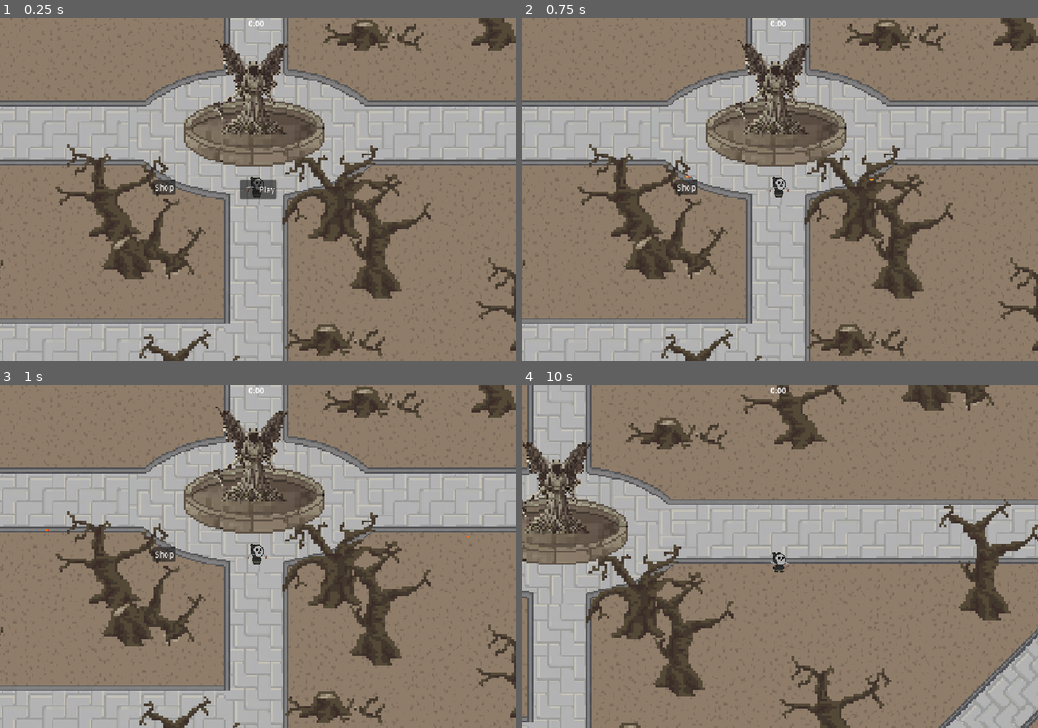
Above: before the commit, frames 1-4 (two rows, left to right).
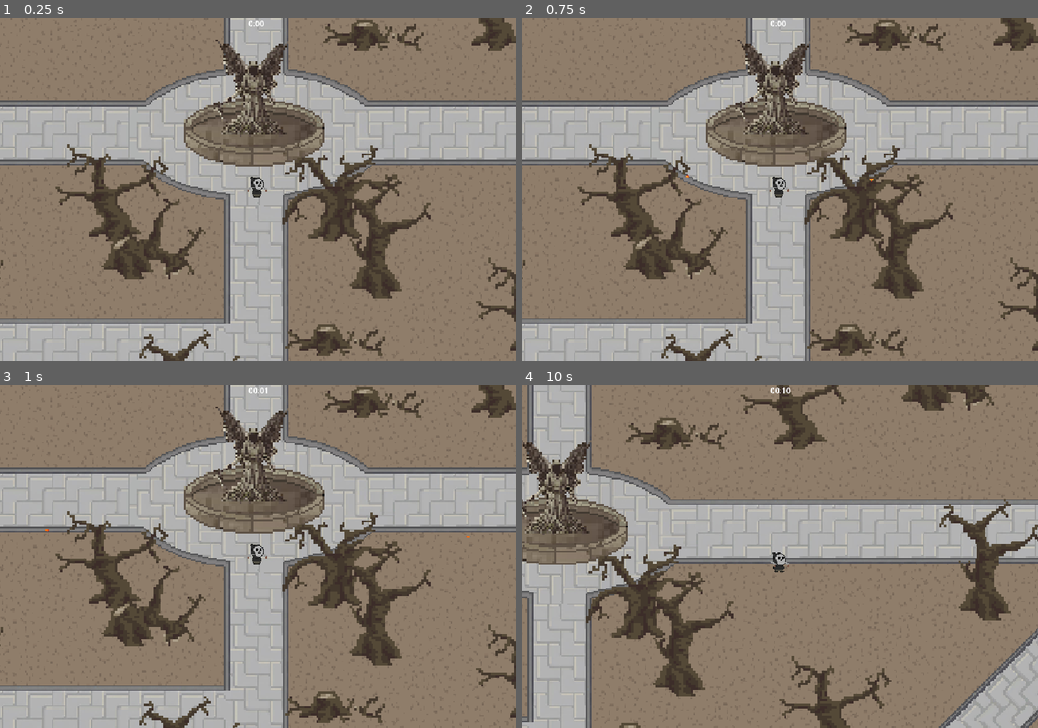
Above: after the commit, the same moments.

Repository: NicolasGabriel-dev/Projeto-D
Game: Godot game, scene res://Scenes/game.tscn
The game is run twice, just before and just after one commit, with the same random seed, the same clock (stepped at 60 frames per second) and the same inputs.
Inputs (mouse positions are in pixels of both pictures, inside the frame that each line leads up to):
- Up to frame 1 (0.25 s): no input
- Up to frame 2 (0.75 s): click (780, 189) at 0.5 s, where only the run before the commit has a clickable "Play"
- Up to frame 3 (1 s): no input
- Up to frame 4 (10 s): click (687, 553) at 1.25 s, where only the run before the commit has a clickable "Shop"; tap Enter at 2, 2.1, 3.6, 5.1, 6.5, 6.6, 8.1, 9.6 s; move the mouse to (893, 539) at 2.02 s; hold Right (ui_right) 2.03-2.78 s; click (893, 539) at 2.17 s; move the mouse to (676, 573) at 2.77 s; hold Down (ui_down) 2.78-3.53 s; tap F every 1.5 s from 2.85 to 8.85 s; tap Space at 3.5 s; move the mouse to (831, 481) at 3.52 s; hold Right (ui_right) 3.53-4.28 s; move the mouse to (754, 625) at 4.27 s; hold Up (ui_up) 4.28-5.03 s; click (754, 625) at 4.42 s; move the mouse to (934, 607) at 5.02 s; hold Left (ui_left) 5.03-6.53 s; move the mouse to (625, 505) at 5.77 s; move the mouse to (805, 556) at 6.52 s; hold Down (ui_down) 6.53-7.28 s; click (805, 556) at 6.67 s; move the mouse to (702, 470) at 7.27 s; hold Right (ui_right) 7.28-8.03 s; move the mouse to (893, 539) at 8.02 s; hold Up (ui_up) 8.03-8.78 s; move the mouse to (676, 573) at 8.77 s; hold Right (ui_right) 8.78-9.53 s; click (676, 573) at 8.92 s; move the mouse to (831, 481) at 9.52 s; hold Down (ui_down) from 9.53 s (still down)

The runs differ from the first frame. In frame 1, 0.5% of the frame differs, in the area x 29-54%, y 47-53%; in frame 2, 0.2%; in frame 3, 0.2%; in frame 4, less than 0.1%.

Commit message:
Cronômetro adicionado durante o jogo

Diff:
--- a/Scenes/hud.tscn
+++ b/Scenes/hud.tscn
@@ -12,5 +12,6 @@
 offset_bottom = 23.0
 
 [node name="Menu" parent="." instance=ExtResource("2_6fbih")]
+visible = false
 
 [node name="InGameHud" parent="." instance=ExtResource("3_t1xeu")]
--- a/Scenes/in_game_hud.tscn
+++ b/Scenes/in_game_hud.tscn
@@ -16,3 +16,5 @@
 offset_bottom = 23.0
 grow_horizontal = 2
 text = "0:00"
+
+[connection signal="timeout" from="CounterTimer" to="." method="_on_counter_timer_timeout"]
--- a/Scenes/menu.tscn
+++ b/Scenes/menu.tscn
@@ -31,5 +31,6 @@
 grow_vertical = 2
 text = "Shop"
 
+[connection signal="start_game" from="." to="." method="_on_start_game"]
 [connection signal="pressed" from="StartButton" to="." method="_on_start_button_pressed"]
 [connection signal="pressed" from="ShopButton" to="." method="_on_shop_button_pressed"]
--- a/Scenes/player.tscn
+++ b/Scenes/player.tscn
@@ -28,7 +28,7 @@
 }]
 
 [sub_resource type="RectangleShape2D" id="RectangleShape2D_vgqql"]
-size = Vector2(20, 43)
+size = Vector2(20, 24)
 
 [node name="sdc15" type="CharacterBody2D"]
 script = ExtResource("1_6t5aa")
@@ -44,7 +44,7 @@
 animation = &"Estático"
 
 [node name="collision" type="CollisionShape2D" parent="."]
-position = Vector2(-2, -3.5)
+position = Vector2(-2, 6)
 shape = SubResource("RectangleShape2D_vgqql")
 
 [node name="HandRight" type="Marker2D" parent="."]
--- a/Scripts/in_game_hud.gd
+++ b/Scripts/in_game_hud.gd
@@ -1,10 +1,20 @@
 extends CanvasLayer
 
-var time: int
+var time: int = 0
 var high_score: int = 0
 
 func converted_to_time(varTime):
-	return str(int(varTime/60)) + ":" + str(varTime%60)
+	var minutes
+	var seconds
+	if (int(varTime/60) < 10):
+		minutes = "0" + str(int(varTime/60))
+	else:
+		minutes = str(int(varTime/60))
+	if (int(varTime%60) < 10):
+		seconds = "0" + str(int(varTime%60))
+	else:
+		seconds = str(int(varTime%60))
+	return  minutes + ":" + seconds
 
 func update_time() -> void:
 	$CounterLabel.text = converted_to_time(time)
@@ -16,3 +26,11 @@
 	if time > high_score:
 		high_score = time
 	return high_score
+
+
+func _on_counter_timer_timeout() -> void:
+	print("teste")
+	time += 1
+	update_time()
+	actual_high_score()
+	$CounterTimer.start()
--- a/Scripts/menu.gd
+++ b/Scripts/menu.gd
@@ -12,7 +12,3 @@
 func _on_shop_button_pressed() -> void:
 	$ShopButton.hide()
 	toggle_shop.emit()
-
-
-func _on_start_game() -> void:
-	pass # Replace with function body.
